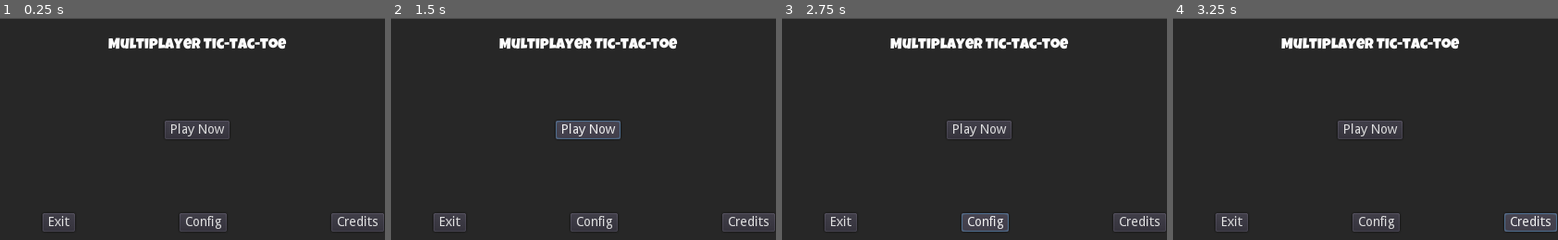
Above: before the commit, frames 1-4 (left to right).
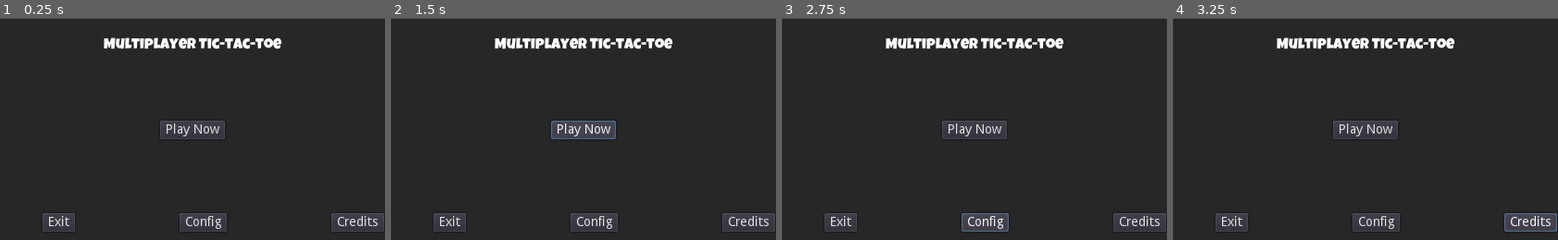
Above: after the commit, the same moments.

Repository: TheVulcoreTeam/multiplayer-tic-tac-toe
Game: Godot game, scene res://Game/MultiplayerTicTacToe/MainScreens/Landing.tscn
Two runs of this game, one before a commit and one after it. Both use one fixed random seed, a clock stepped at 60 frames per second and the inputs below. The project has no main scene, so this scene is started directly.
Inputs:
- Up to frame 1 (0.25 s): no input
- Up to frame 2 (1.5 s): click "Play Now" at 0.5 s; click "Play Now" at 1.25 s
- Up to frame 3 (2.75 s): click "Config" at 2 s
- Up to frame 4 (3.25 s): click "Credits" at 2.75 s

The runs differ from the first frame. In frame 1, 2.1% of the frame differs, in the area x 26-75%, y 8-55%; in frame 2, 2.2%; in frame 3, 2.1%; in frame 4, 2.1%.

Commit message:
Resolution Fixing

Diff:
--- a/Game/MultiplayerTicTacToe/MainScreens/Form.tscn
+++ b/Game/MultiplayerTicTacToe/MainScreens/Form.tscn
@@ -3,7 +3,7 @@
 [node name="Form" type="Node2D"]
 
 [node name="ColorRect" type="ColorRect" parent="."]
-margin_right = 426.0
+margin_right = 416.0
 margin_bottom = 240.0
 color = Color( 0.156863, 0.156863, 0.156863, 1 )
 __meta__ = {
--- a/Game/MultiplayerTicTacToe/MainScreens/Landing.tscn
+++ b/Game/MultiplayerTicTacToe/MainScreens/Landing.tscn
@@ -9,7 +9,7 @@
 
 [node name="ColorRect" type="ColorRect" parent="."]
 margin_top = 1.05948
-margin_right = 426.0
+margin_right = 416.0
 margin_bottom = 241.059
 color = Color( 0.156863, 0.156863, 0.156863, 1 )
 __meta__ = {
--- a/Game/MultiplayerTicTacToe/MainScreens/Lobby.tscn
+++ b/Game/MultiplayerTicTacToe/MainScreens/Lobby.tscn
@@ -4,7 +4,7 @@
 
 [node name="ColorRect" type="ColorRect" parent="."]
 margin_top = -1.05948
-margin_right = 426.0
+margin_right = 416.0
 margin_bottom = 238.941
 color = Color( 0.156863, 0.156863, 0.156863, 1 )
 __meta__ = {
--- a/Game/MultiplayerTicTacToe/MainScreens/Settings.tscn
+++ b/Game/MultiplayerTicTacToe/MainScreens/Settings.tscn
@@ -14,7 +14,7 @@
 anchor_top = 0.5
 anchor_right = 0.5
 anchor_bottom = 0.5
-margin_right = 426.0
+margin_right = 416.0
 margin_bottom = 240.0
 color = Color( 0.156863, 0.156863, 0.156863, 1 )
 __meta__ = {
